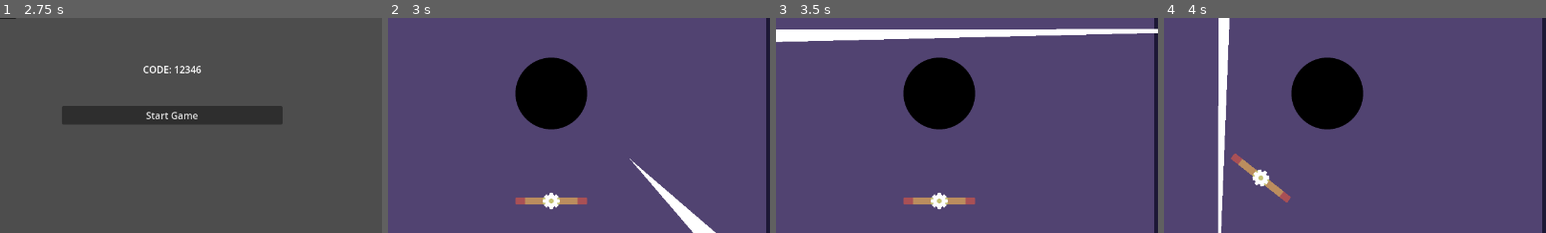
Above: before the commit, frames 1-4 (left to right).
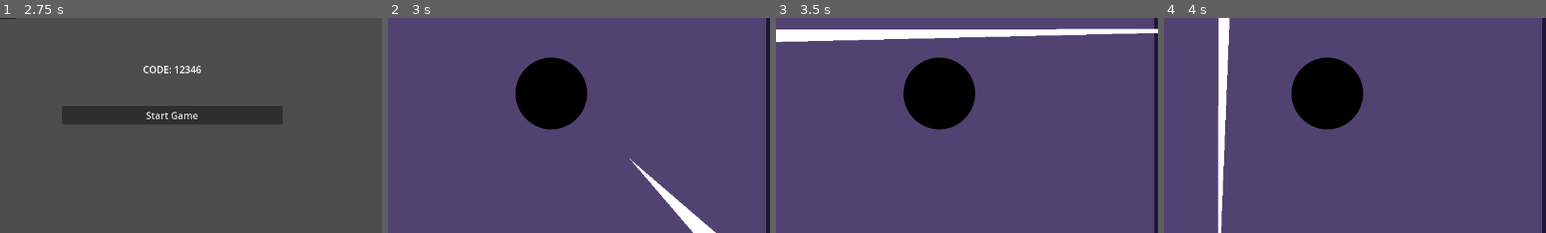
Above: after the commit, the same moments.

Repository: GDbreak/opong
Game: Godot game, scene res://scenes/main.tscn
Same seed, same stepped clock (60 frames per second), same inputs: the game is played once before the commit and once after it.
Inputs (mouse positions are % of the whole screen's width and height, from its top left):
- Up to frame 1 (2.75 s): click "Play!" at 0.5 s; click (16, 30) at 1.27 s; type "Alex" at 1.35 s; click "Host" at 2 s
- Up to frame 2 (3 s): click "Start Game" at 2.75 s
- Up to frame 3 (3.5 s): no input
- Up to frame 4 (4 s): tap A (move_clockwise) at 3.6 s
The pictures show only the part of the screen within x 29-79%, y 32-82%; the shares and areas given below are measured in that part.

Frame 1 is identical in both runs. In frame 2, 0.7% of the frame differs, in the area x 33-53%, y 81-89%; in frame 3, 0.7%; in frame 4, 0.8%, in the area x 17-34%, y 63-86%.

Commit message:
get controlling individual objects properly

Diff:
--- a/scenes/autoload/lobby.gd
+++ b/scenes/autoload/lobby.gd
@@ -19,7 +19,7 @@
 # before the connection is made. It will be passed to every other peer.
 # For example, the value of "name" can be set to something the player
 # entered in a UI scene.
-var player_info = {"name": "Name"}
+var player_info = {"id": 0, "name": "Name"}
 
 var players_loaded = 0
 
@@ -79,6 +79,7 @@
 # This allows transfer of all desired data for each player, not only the unique ID.
 func _on_player_connected(id):
 	print("Player id: " + str(id))
+	player_info["id"] = id
 	_register_player.rpc_id(id, player_info)
 
 @rpc("any_peer", "reliable")
--- a/scenes/game/game.tscn
+++ b/scenes/game/game.tscn
@@ -16,6 +16,7 @@
 
 [node name="Game" type="Node"]
 script = ExtResource("1_7j8bb")
+pivot_scene = ExtResource("3_gfjsp")
 
 [node name="CanvasLayer" type="CanvasLayer" parent="."]
 layer = -1
@@ -48,12 +49,13 @@
 
 [node name="Goal" parent="Control" instance=ExtResource("2_dwqca")]
 
-[node name="Paddle" parent="Control/Goal" instance=ExtResource("3_gfjsp")]
+[node name="0" type="Node2D" parent="Control/Goal" groups=["PlayerSpawnPoint"]]
 
-[node name="Ball" parent="Control" node_paths=PackedStringArray("target") instance=ExtResource("4_tfo3t")]
+[node name="1" type="Node2D" parent="Control/Goal" groups=["PlayerSpawnPoint"]]
+
+[node name="Ball" parent="Control" instance=ExtResource("4_tfo3t")]
 position = Vector2(131, 109)
 mass = 0.05
-target = NodePath("../Goal/Paddle")
 
 [node name="BallTrail" parent="Control/Ball" instance=ExtResource("7_qc2an")]
 show_behind_parent = true
--- a/scenes/game/pivot.tscn
+++ b/scenes/game/pivot.tscn
@@ -1,10 +1,27 @@
-[gd_scene load_steps=3 format=3 uid="uid://bb2whpq7d1ofs"]
+[gd_scene load_steps=4 format=3 uid="uid://bb2whpq7d1ofs"]
 
 [ext_resource type="Script" path="res://scenes/game/scripts/pivot.gd" id="1_cbm2j"]
 [ext_resource type="PackedScene" uid="uid://bu4ub2v3b7xep" path="res://scenes/game/paddle.tscn" id="2_3xpdt"]
+
+[sub_resource type="SceneReplicationConfig" id="SceneReplicationConfig_4mrpi"]
+properties/0/path = NodePath("Paddle:position")
+properties/0/spawn = true
+properties/0/replication_mode = 1
+properties/1/path = NodePath("Paddle:rotation")
+properties/1/spawn = true
+properties/1/replication_mode = 1
+properties/2/path = NodePath(".:rotation")
+properties/2/spawn = true
+properties/2/replication_mode = 1
+properties/3/path = NodePath(".:position")
+properties/3/spawn = true
+properties/3/replication_mode = 1
 
 [node name="Pivot" type="Node2D"]
 script = ExtResource("1_cbm2j")
 
 [node name="Paddle" parent="." instance=ExtResource("2_3xpdt")]
 position = Vector2(0, 180)
+
+[node name="MultiplayerSynchronizer" type="MultiplayerSynchronizer" parent="."]
+replication_config = SubResource("SceneReplicationConfig_4mrpi")
--- a/scenes/game/scripts/game.gd
+++ b/scenes/game/scripts/game.gd
@@ -1,6 +1,8 @@
 class_name Game
 extends Node
 ## The parent node of all others during gameplay. The scene in which O-Pong takes place.
+
+@export var pivot_scene : PackedScene
 
 @onready var control = $Control
 @onready var ball : Ball = $Control/Ball
@@ -10,6 +12,17 @@
 
 func _ready():
 	_connect_signals()
+	var index = 0
+	for i in Lobby.players:
+		var current_player = pivot_scene.instantiate()
+		current_player.name = str(Lobby.players[i].id)
+		add_child(current_player)
+		for spawn in get_tree().get_nodes_in_group("PlayerSpawnPoint"):
+			if spawn.name == str(index):
+				current_player.global_position = spawn.global_position
+		if index == 1:
+			current_player.rotation = -90
+		index += 1
 
 func _connect_signals():
 	ball.volleyed.connect(_on_ball_volleyed)
--- a/scenes/game/scripts/paddle.gd
+++ b/scenes/game/scripts/paddle.gd
@@ -8,15 +8,23 @@
 
 @export var rotation_speed = 10
 @export var color : Color
+
 var rotation_direction : int = 0
 var radius : int = 180
 
+var _id = -1
+
 func _ready():
 	pass
+
+func init(id : int):
+	_id = id
 
 func get_input():
 	rotation_direction = Input.get_axis("rotate_clockwise", "rotate_counterclockwise")
 
 func _process(delta):
-	get_input()
-	rotation += rotation_direction * rotation_speed * delta
+	if _id == multiplayer.get_unique_id():
+		get_input()
+		rotation += rotation_direction * rotation_speed * delta
+		move_and_collide(delta)
--- a/scenes/game/scripts/pivot.gd
+++ b/scenes/game/scripts/pivot.gd
@@ -2,15 +2,20 @@
 extends Node2D
 ## The point which the paddle moves around.
 
+@onready var multiplayer_synchronizer = $MultiplayerSynchronizer
+@onready var paddle = $Paddle
 var move_speed : int = 10
 var move_direction : int = 0
 
 func _ready():
-	pass # Replace with function body.
+	var id = name.to_int()
+	multiplayer_synchronizer.set_multiplayer_authority(id)
+	paddle.init(id)
 
 func get_input():
 	move_direction = Input.get_axis("move_counterclockwise", "move_clockwise")
 
 func _process(delta):
-	get_input()
-	rotation += move_direction * move_speed * delta
+	if multiplayer_synchronizer.get_multiplayer_authority() == multiplayer.get_unique_id():
+		get_input()
+		rotation += move_direction * move_speed * delta
--- a/scenes/lobby/scripts/lobby_ui.gd
+++ b/scenes/lobby/scripts/lobby_ui.gd
@@ -18,11 +18,13 @@
 	host_vbox_container.start_game.connect(_start_game)
 
 func _show_hosting_menu():
+	Lobby.player_info["name"] = name_text_edit.text
 	Lobby.create_game()
 	options_vbox_container.visible = false
 	host_vbox_container.visible = true
 
 func _show_joining_menu():
+	Lobby.player_info["name"] = name_text_edit.text
 	Lobby.join_game()
 	options_vbox_container.visible = false
 	join_vbox_container.visible = true
